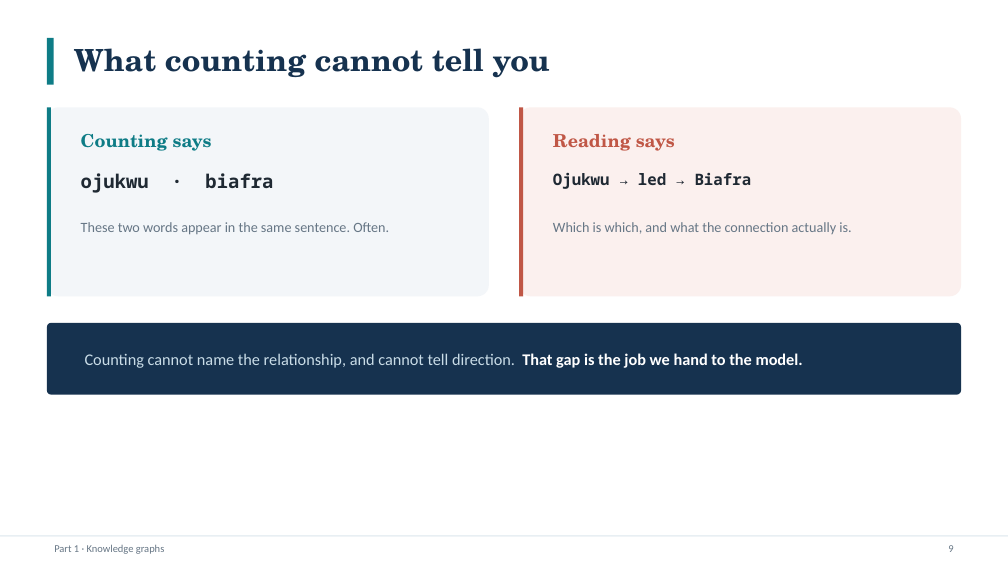
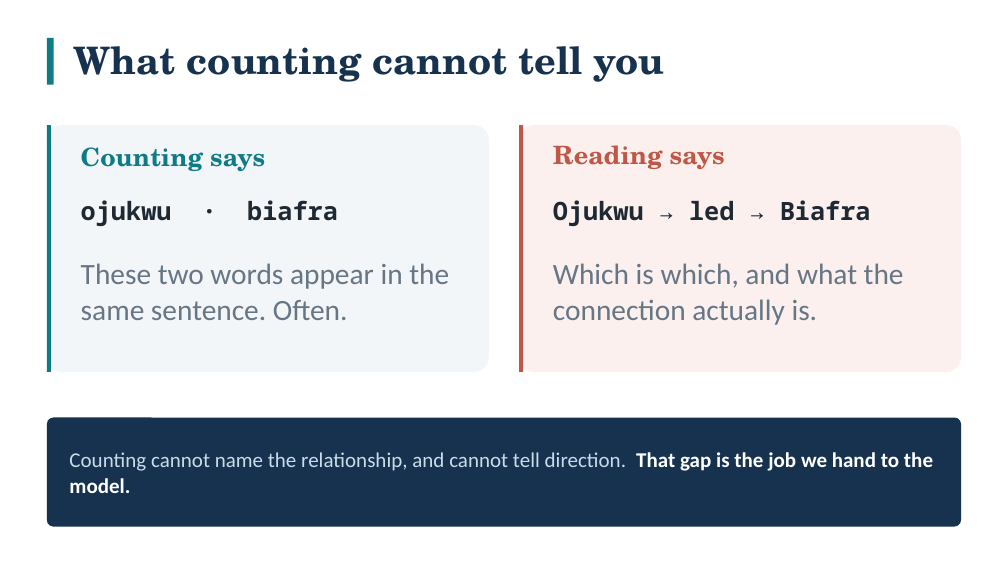
Before and after one commit to smalljosephd/SICSS-Nigeria-2026_LLM_Viz_R, a slide deck: slide 9 of slides/SICSS_LLM_Visualization_Session.pptx. Drawn at 1008x567 pixels with LibreOffice and Linux fonts; fonts in the diff are those of the drawing. Boxes give left, top, right and bottom in pixels: in the first picture for what was removed or moved away, otherwise in the second. Text is boxed around its words. In the diff, an @@ line names an element or a change of style, - is before the commit and + after.

```diff
--- a/slides/SICSS_LLM_Visualization_Session.pptx
+++ b/slides/SICSS_LLM_Visualization_Session.pptx
@@ text "What counting cannot tell you" at (x1=74, y1=46, x2=665, y2=82): size 29 to 36 pt @@
@@ rounded rectangle resized from (x1=47, y1=107, x2=489, y2=296) to (x1=47, y1=126, x2=489, y2=373) @@
@@ rectangle resized from (x1=47, y1=107, x2=51, y2=296) to (x1=47, y1=126, x2=51, y2=373) @@
@@ text "Counting says" at (x1=81, y1=147, x2=265, y2=171): size 17 to 24 pt @@
@@ text "Counting says" moved from (x1=81, y1=134, x2=212, y2=151) to (x1=81, y1=147, x2=265, y2=171) @@
@@ rounded rectangle resized from (x1=520, y1=107, x2=962, y2=296) to (x1=520, y1=126, x2=962, y2=373) @@
@@ rectangle resized from (x1=520, y1=107, x2=524, y2=296) to (x1=520, y1=126, x2=524, y2=373) @@
@@ text "Reading says" moved from (x1=553, y1=134, x2=675, y2=151) to (x1=553, y1=145, x2=725, y2=169) @@
@@ text "Reading says" at (x1=553, y1=145, x2=725, y2=169): size 17 to 24 pt @@
@@ text "ojukwu · biafra" moved from (x1=81, y1=173, x2=273, y2=193) to (x1=81, y1=200, x2=338, y2=226) @@
@@ text "ojukwu · biafra" at (x1=81, y1=200, x2=338, y2=226): size 18 to 24 pt @@
@@ text "Ojukwu → led → Biafra" moved from (x1=553, y1=173, x2=752, y2=189) to (x1=553, y1=200, x2=871, y2=226) @@
@@ text "Ojukwu → led → Biafra" at (x1=553, y1=200, x2=871, y2=226): size 15 to 24 pt @@
@@ text "These two words appear in ..." moved from (x1=81, y1=222, x2=389, y2=234) to (x1=81, y1=263, x2=449, y2=320) @@
@@ text "These two words appear in ..." at (x1=81, y1=263, x2=449, y2=320): size 13.5 to 28 pt @@
@@ text "Which is which, and what ..." at (x1=553, y1=263, x2=904, y2=325): size 13.5 to 28 pt @@
@@ text "Which is which, and what ..." moved from (x1=553, y1=222, x2=851, y2=234) to (x1=553, y1=263, x2=904, y2=325) @@
@@ rounded rectangle resized from (x1=47, y1=323, x2=961, y2=395) to (x1=47, y1=417, x2=961, y2=526) @@
@@ text "Counting cannot name the relationship, ..." moved from (x1=85, y1=353, x2=803, y2=368) to (x1=69, y1=452, x2=933, y2=493) @@
@@ text "Counting cannot name the relationship, ..." at (x1=69, y1=452, x2=933, y2=493): size 15.5 to 20 pt @@
@@ rectangle removed at (x1=0, y1=535, x2=1008, y2=537) @@
@@ text removed at (x1=54, y1=544, x2=164, y2=554) @@
-Part 1 · Knowledge graphs
@@ text removed at (x1=948, y1=545, x2=953, y2=552) @@
-9
```
Also in this commit, not shown: 23 other slides changed, 3 other files.
